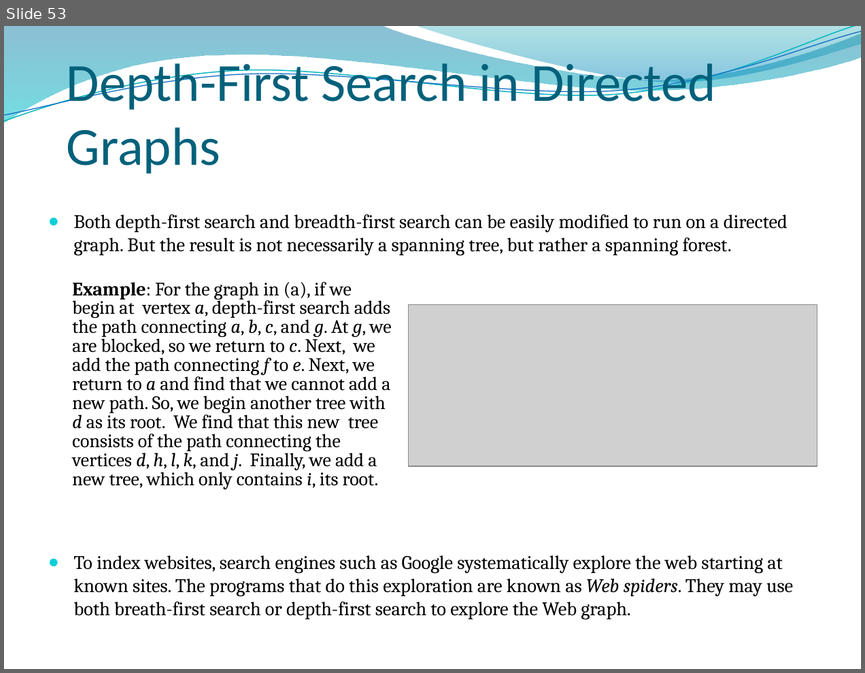
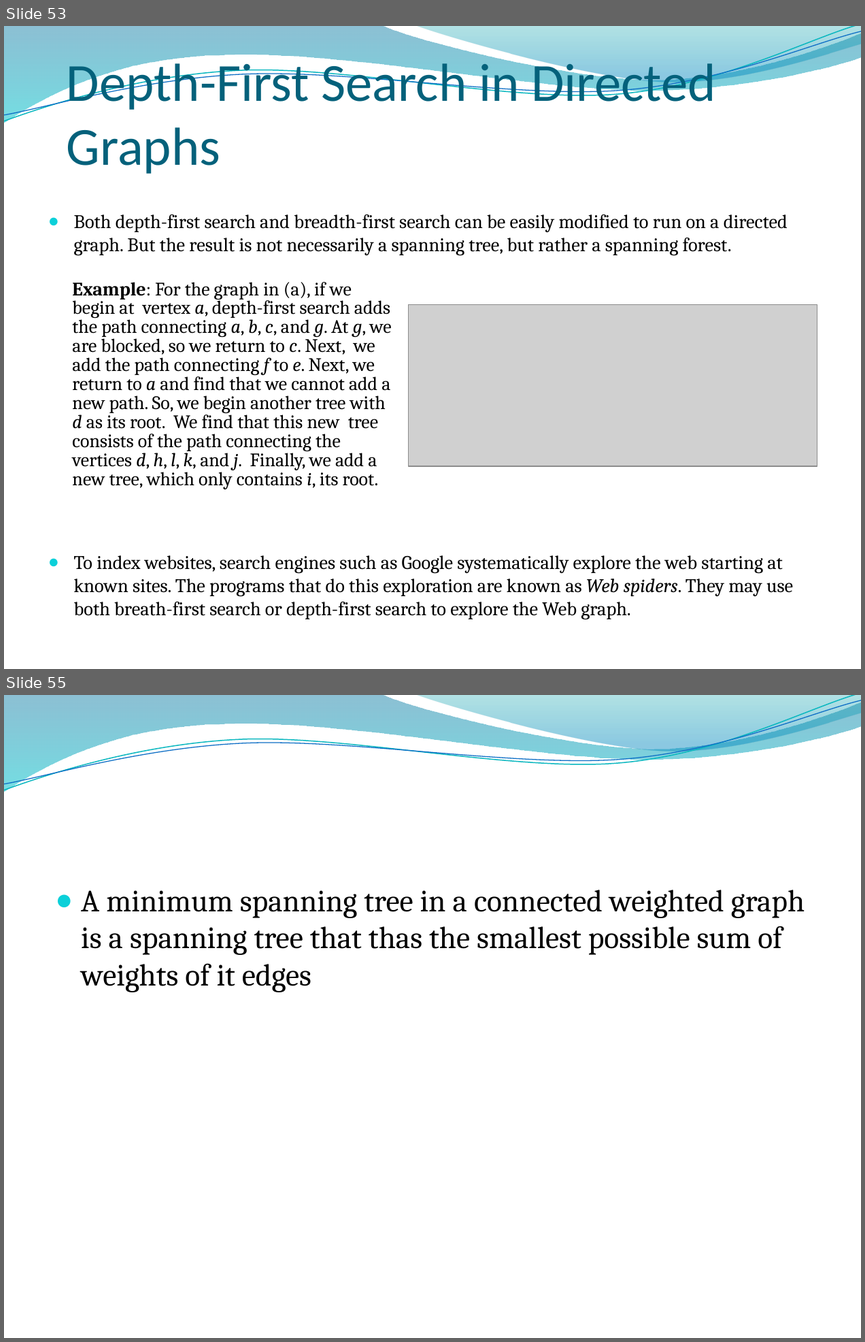
Before and after one commit to lin-chen-GA/lin-chen-GA.github.io, a slide deck: cs2620/slides/cs2620_notes11.pptx. Shown one above the other, each under a label of ours: slide 53 before the commit, slides 53 and 55 after it; the slides between them are not shown. The pictures are 865x673 and 865x1342 pixels, drawn with LibreOffice and Linux fonts; fonts in the diff are those of the drawing; grey boxes stand for pictures; background and template pictures are left out. Boxes give left, top, right and bottom in pixels: in the first picture for what was removed or moved away, otherwise in the second. Text is boxed around its words. In the diff, an @@ line names an element or a change of style, - is before the commit and + after.

```diff
--- a/cs2620/slides/cs2620_notes11.pptx
+++ b/cs2620/slides/cs2620_notes11.pptx
@@ slide 55 added at <box>4,695,861,1338</box>, background picture (left out); not listed: 4 template elements that a slide beside it also shows @@
@@ text added at <box>81,889,804,992</box>, 26 pt, text #000000 @@
+● A minimum spanning tree in a connected weighted graph is a spanning tree that thas the smallest possible sum of weights of it edges
```
Also in this commit, not shown: 12 other slides added.
